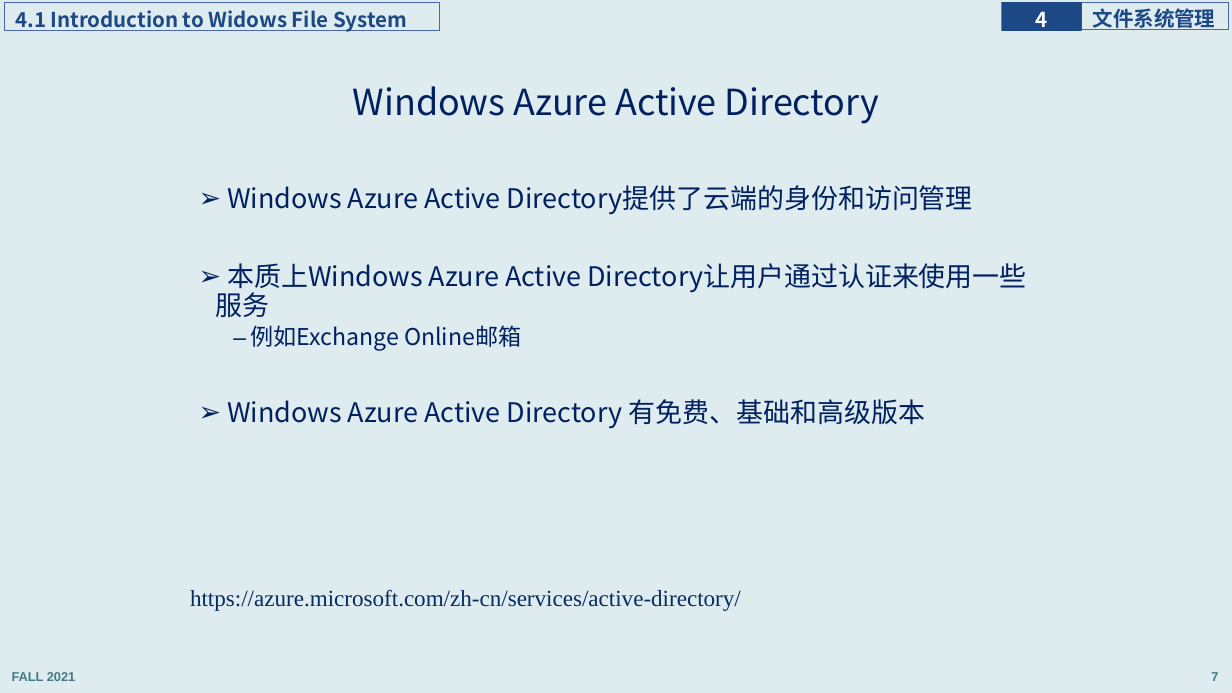
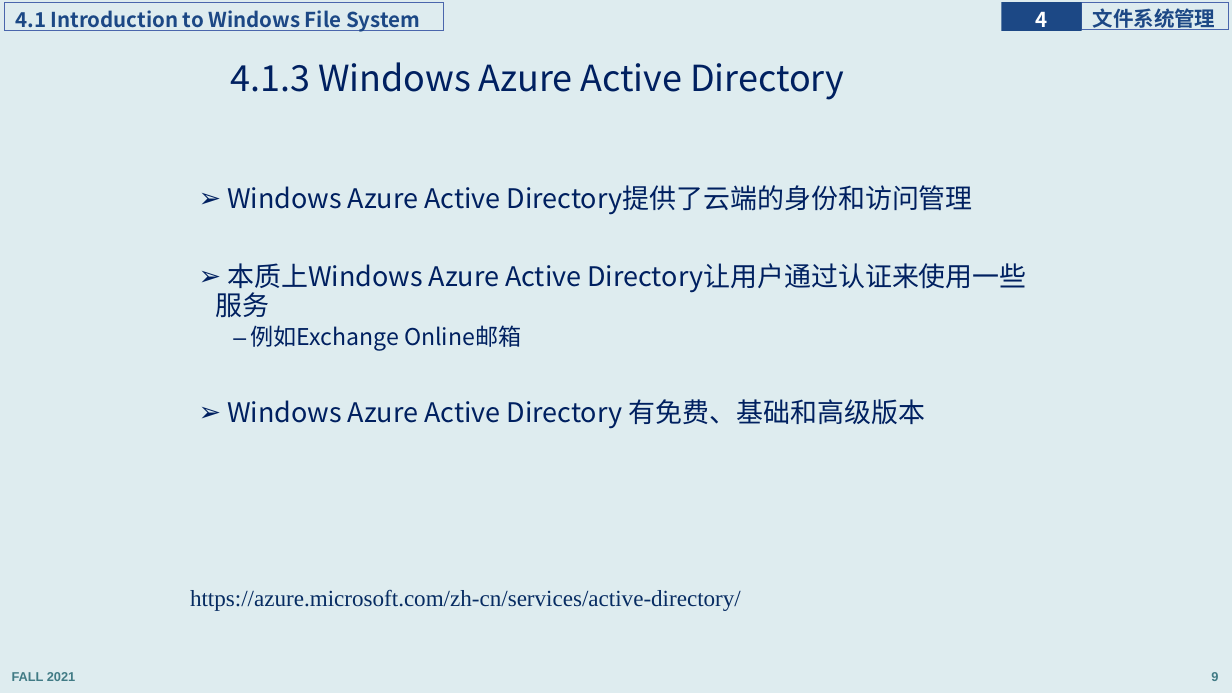
Before and after one commit to principleWindows/win-principle-2021, a slide deck: slide 9 of slides/instruction/principleWindows_4.pptx (slide 7 before the commit). Drawn at 1232x693 pixels with LibreOffice and Linux fonts; fonts in the diff are those of the drawing. Boxes give left, top, right and bottom in pixels: in the first picture for what was removed or moved away, otherwise in the second. Text is boxed around its words. In the diff, an @@ line names an element or a change of style, - is before the commit and + after.

```diff
--- a/slides/instruction/principleWindows_4.pptx
+++ b/slides/instruction/principleWindows_4.pptx
@@ rectangle "4.1 Introduction to Windows File ...": place and size @@
-rectangle "4.1 Introduction to Windows File ..." at [5, 3, 439, 30]
+rectangle "4.1 Introduction to Windows File ..." at [5, 3, 444, 30]
@@ text in rectangle at [15, 10, 420, 32]: text changed @@
-4.1 Introduction to Widows File System
+4.1 Introduction to Windows File System
@@ title at [230, 62, 844, 100]: text changed @@
-Windows Azure Active Directory
+4.1.3 Windows Azure Active Directory
@@ page number at [1211, 672, 1218, 681]: text changed @@
-7
+9
```
Also in this commit, not shown: 34 other slides changed, 8 slides added, 6 other files.
